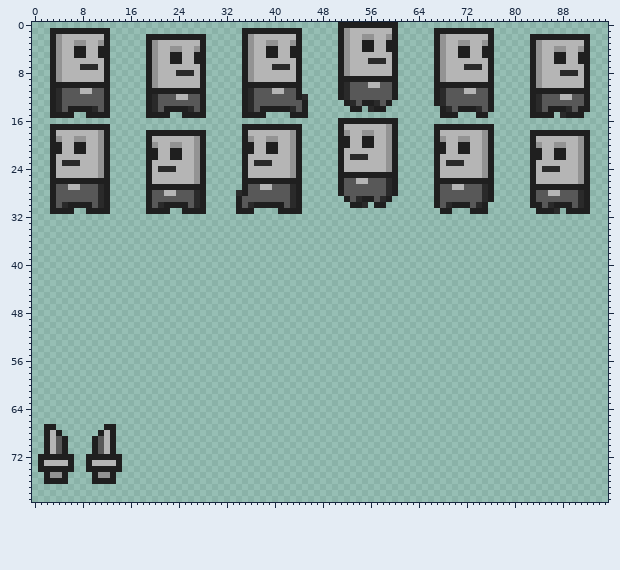
Edited in one commit: sprite sheet (NewPlayer.png). That is the earlier state.
The file is 96x80 pixels.
The result:
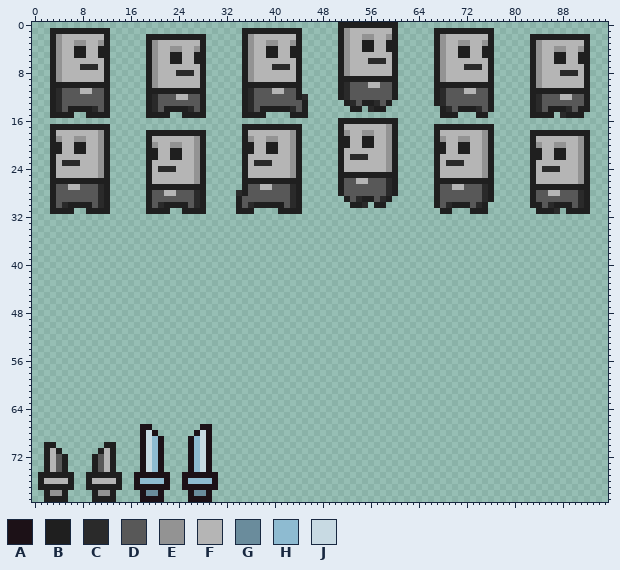
Palette (. is transparent): A #1c1117  B #1f1f1f  C #2a2a2a  D #585858  E #939393  F #b5b5b5  G #6a8c9c  H #8ebbd1  J #c8dae3
What changed:
@@ x 0..32 @@
 66 .................................
-67 ..BB........BB...................
-68 ..BFB......BFB...................
-69 ..BFDB....BDFB...................
-70 ..BFDB....BDFB...................
-71 ..BFDB....BDFB...................
-72 .BBBBBB..BBBBBB..................
-73 .BFFFFB..BFFFFB..................
-74 .BBBBBB..BBBBBB..................
-75 ..BEEB....BEEB...................
-76 ..BBBB....BBBB...................
-77 .................................
-78 .................................
-79 .................................
+67 ..................AA........AA...
+68 ..................AJA......AJA...
+69 ..................AJHA....AHJA...
+70 ..BB........BB....AJHA....AHJA...
+71 ..BFB......BFB....AJHA....AHJA...
+72 ..BFDB....BDFB....AJHA....AHJA...
+73 ..BFDB....BDFB....AJHA....AHJA...
+74 ..BFDB....BDFB....AJHA....AHJA...
+75 .BBBBBB..BBBBBB..AAAAAA..AAAAAA..
+76 .BFFFFB..BFFFFB..AHHHHA..AHHHHA..
+77 .BBBBBB..BBBBBB..AAAAAA..AAAAAA..
+78 ..BEEB....BEEB....AGGA....AGGA...
+79 ..BBBB....BBBB....AAAA....AAAA...
